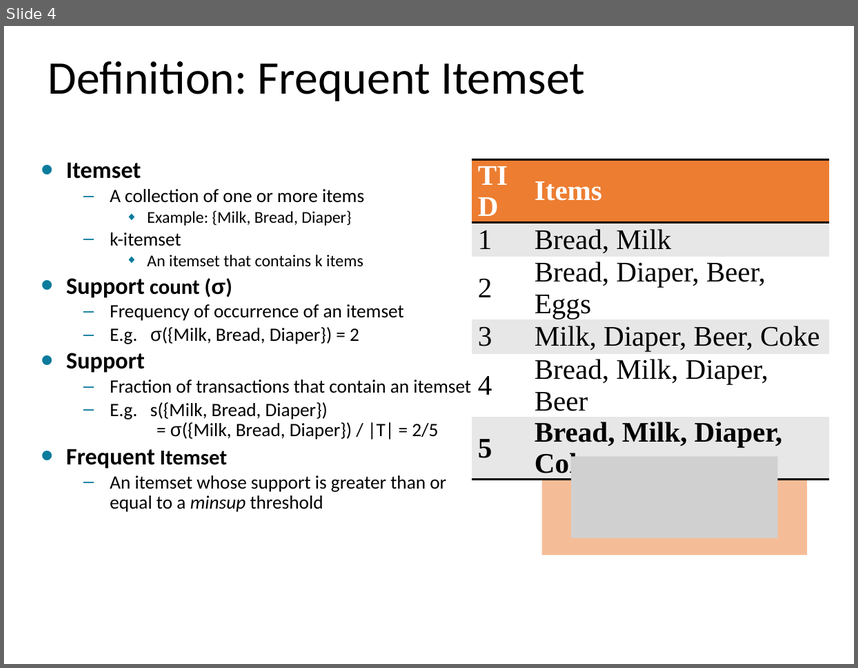
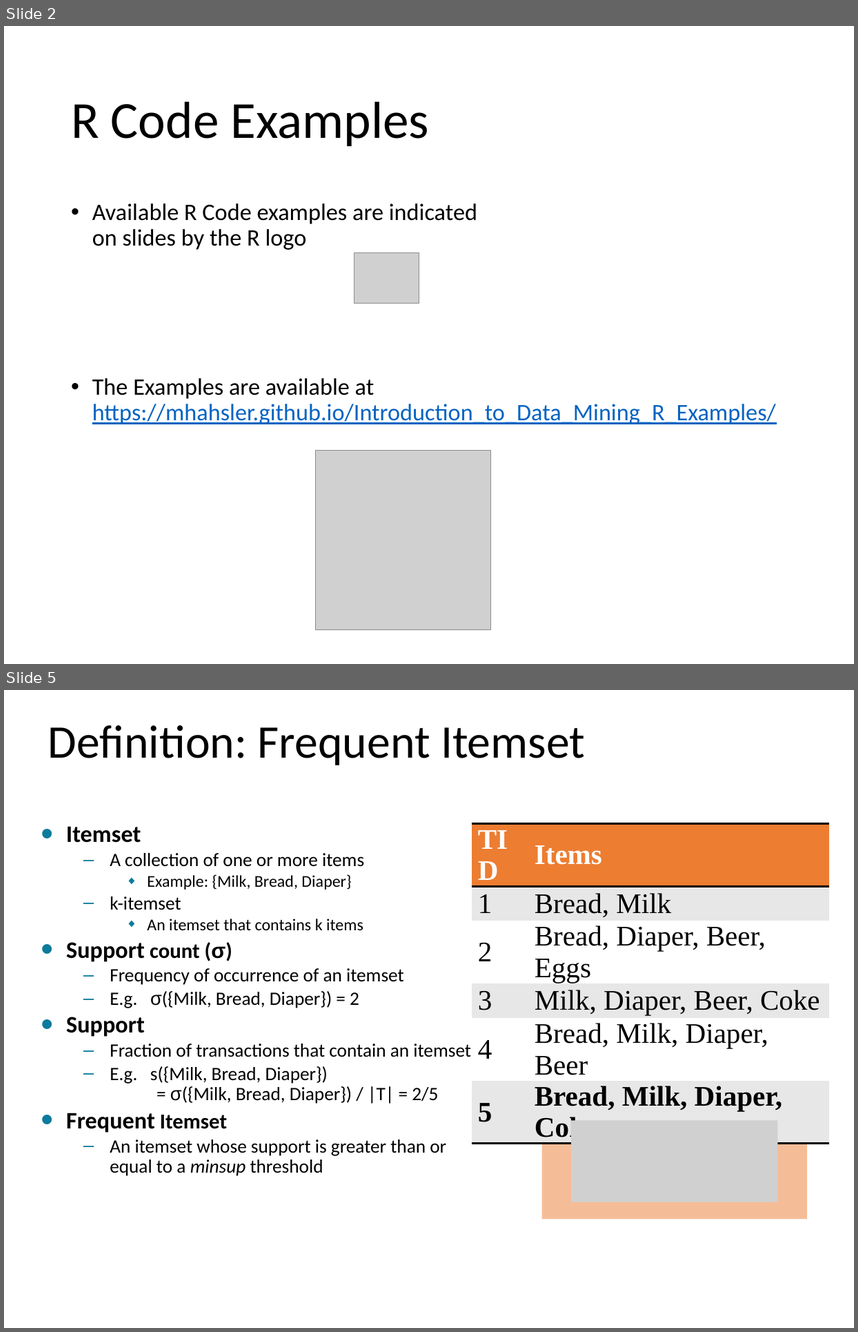
Before and after one commit to mhahsler/Introduction_to_Data_Mining_R_Examples, a slide deck: slides/chap5_basic_association_analysis.pptx. Shown one above the other, each under a label of ours: slide 4 before the commit, slides 2 and 5 after it; the slides between them are not shown. The pictures are 858x668 and 858x1332 pixels, drawn with LibreOffice and Linux fonts; fonts in the diff are those of the drawing; grey boxes stand for pictures. Boxes give left, top, right and bottom in pixels: in the first picture for what was removed or moved away, otherwise in the second. Text is boxed around its words. In the diff, an @@ line names an element or a change of style, - is before the commit and + after.

```diff
--- a/slides/chap5_basic_association_analysis.pptx
+++ b/slides/chap5_basic_association_analysis.pptx
@@ slide 2 added at box(4, 26, 854, 664), background #FFFFFF @@
@@ title added at box(71, 101, 430, 146), 44 pt, text #000000 @@
+R Code Examples
@@ text added at box(92, 203, 776, 424), 20 pt, text #000000 @@
+• Available R Code examples are indicated
+  on slides by the R logo
+• The Examples are available at
+  https://mhahsler.github.io/Introduction_to_Data_Mining_R_Examples/
@@ picture added at box(355, 253, 419, 303) @@
@@ picture added at box(316, 450, 491, 630) @@
@@ what was slide 4 is now slide 5 @@
```
Also in this commit, not shown: 9 slides changed, 10 other files.
